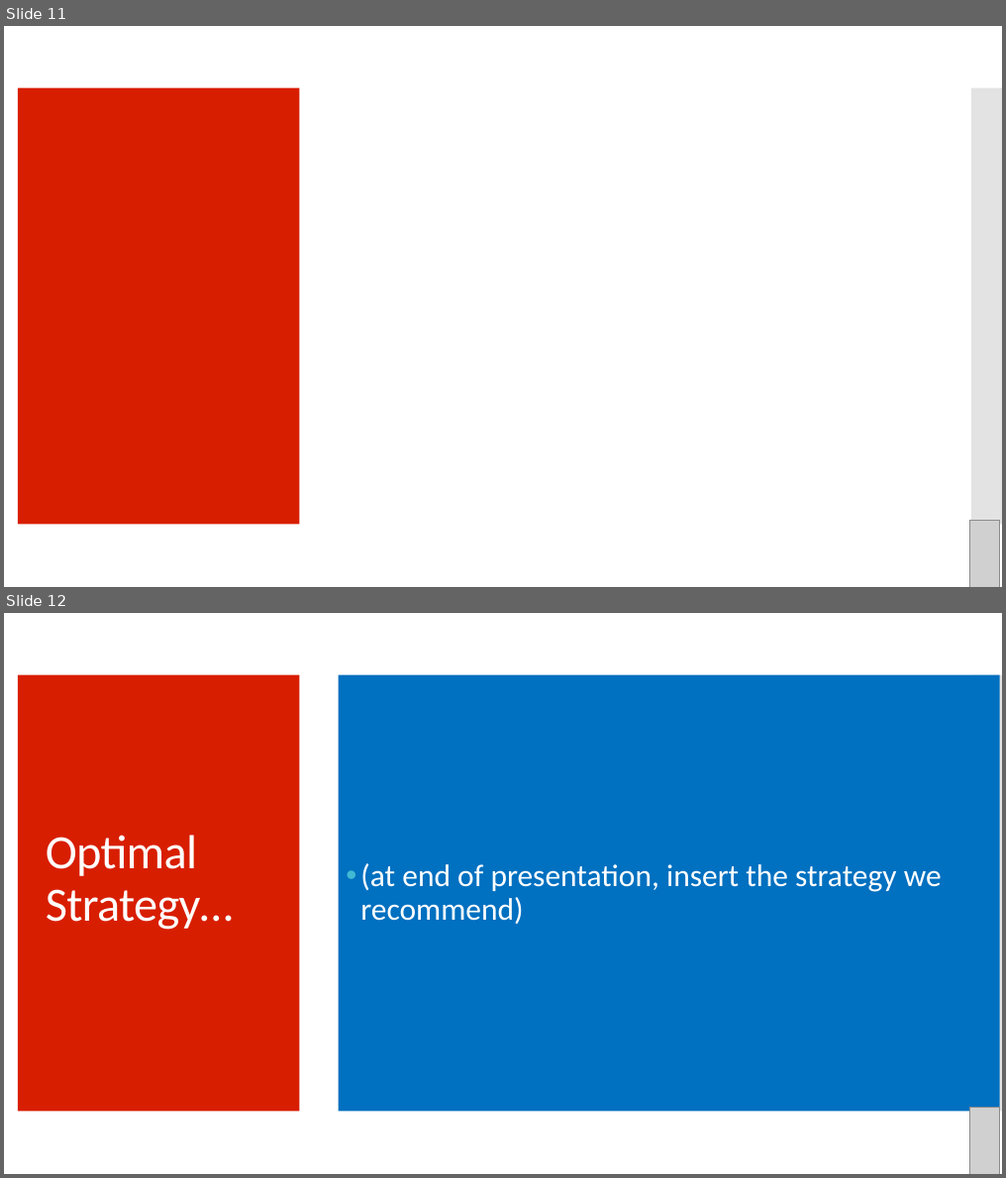
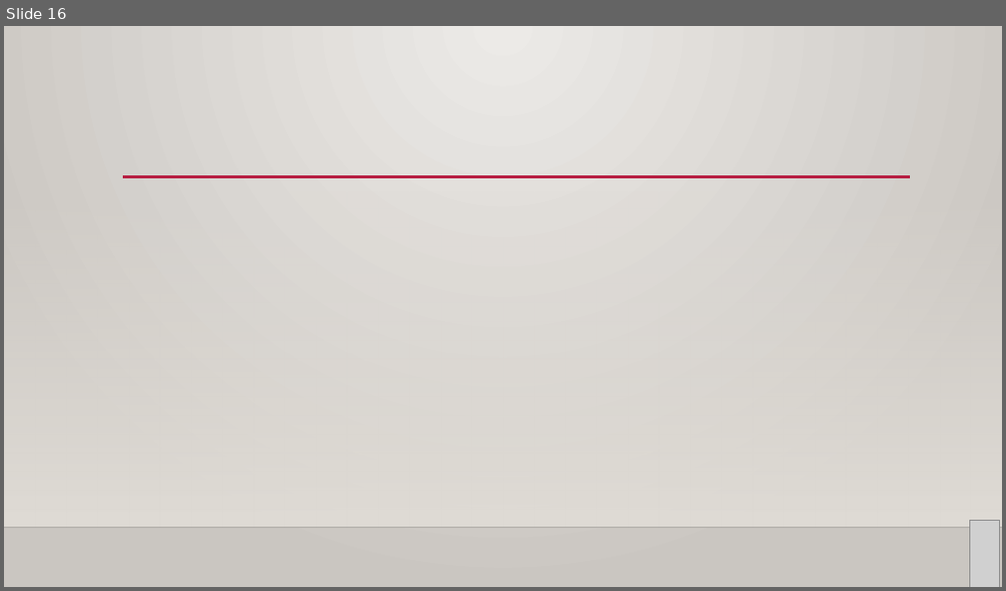
Before and after one commit to cnwaubi/LuckyNumber7, a slide deck: Presentation.pptx. Shown one above the other, each under a label of ours: slides 11 and 12 before the commit, slide 16 after it. The pictures are 1006x1178 and 1006x591 pixels, drawn with LibreOffice and Linux fonts; fonts in the diff are those of the drawing; grey boxes stand for pictures; background and template pictures are left out. Boxes give left, top, right and bottom in pixels: in the first picture for what was removed or moved away, otherwise in the second. Text is boxed around its words. In the diff, an @@ line names an element or a change of style, - is before the commit and + after.

```diff
--- a/Presentation.pptx
+++ b/Presentation.pptx
@@ slide 12 removed at [4, 613, 1002, 1174], background #FFFFFF; not listed: 2 template elements that a slide beside it also shows @@
@@ text removed at [339, 675, 1000, 1112] @@
-• (at end of presentation, insert the strategy we recommend)
@@ title removed at [46, 835, 233, 930] @@
-Optimal Strategy…
@@ picture removed at [970, 1107, 1000, 1174] @@
@@ what was slide 11 is now slide 16 @@
@@ slide 16 changed as well @@
@@ background #FFFFFF to gradient #ECEAE7 to #CAC7C1 @@
@@ rectangle removed at [18, 88, 300, 525] @@
@@ rectangle removed at [971, 88, 1002, 525] @@
@@ rectangle added at [4, 191, 1002, 528], fill gradient #DFDBD5 @@
@@ line added from (123, 177) to (910, 177), #B71E42 2.5 pt @@
@@ line added from (4, 528) to (1002, 528), #000001 1 pt @@
```
Also in this commit, not shown: 7 other slides changed, 8 slides added, 4 other slides removed, 2 other files.
